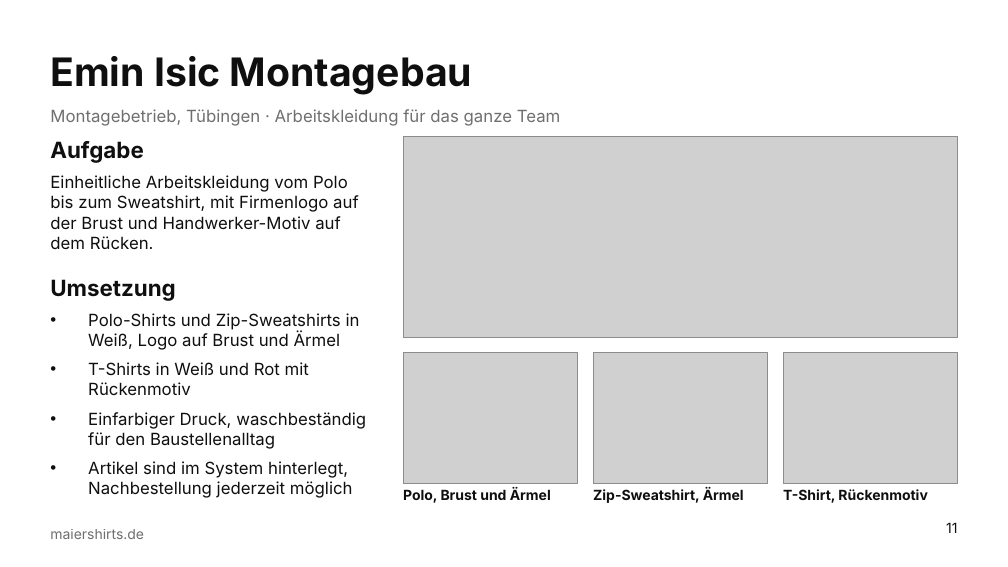
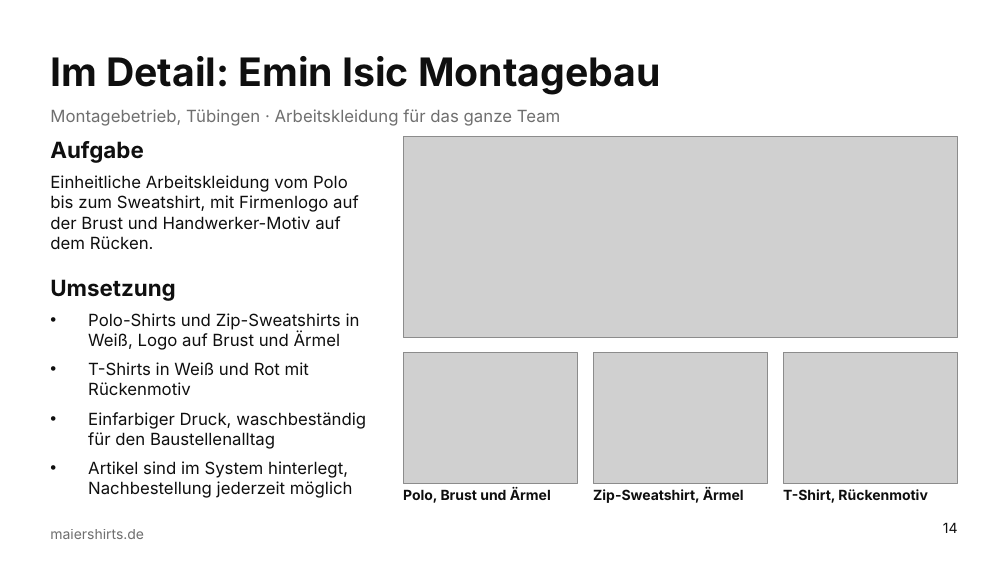
Before and after one commit to sm6161-eng/lexware-angebot-tool, a slide deck: slide 14 of presentation/dist/Maiershirts_Master.potx (slide 11 before the commit). Drawn at 1008x567 pixels with LibreOffice and Linux fonts; fonts in the diff are those of the drawing; grey boxes stand for pictures; background and template pictures are left out. Boxes give left, top, right and bottom in pixels: in the first picture for what was removed or moved away, otherwise in the second. Text is boxed around its words. In the diff, an @@ line names an element or a change of style, - is before the commit and + after.

```diff
--- a/presentation/dist/Maiershirts_Master.potx
+++ b/presentation/dist/Maiershirts_Master.potx
@@ title at [50,56,660,94]: text changed @@
-Emin Isic Montagebau
+Im Detail: Emin Isic Montagebau
@@ page number at [943,522,958,533]: text changed @@
-11
+14
```
Also in this commit, not shown: 11 other slides changed, 4 slides added, 11 slides removed, 8 other files.
